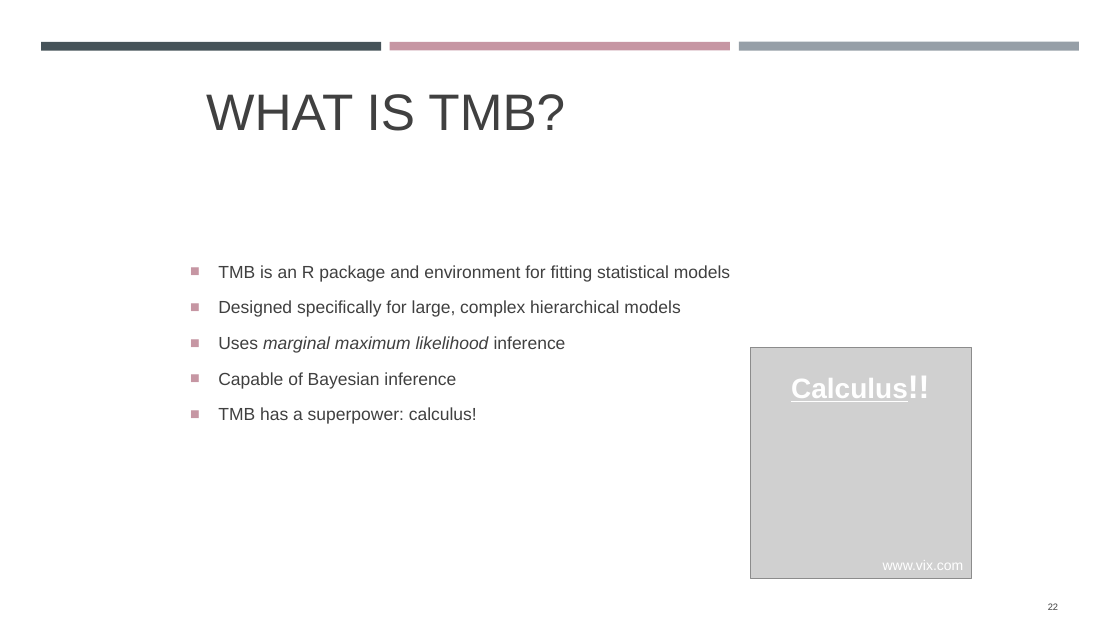
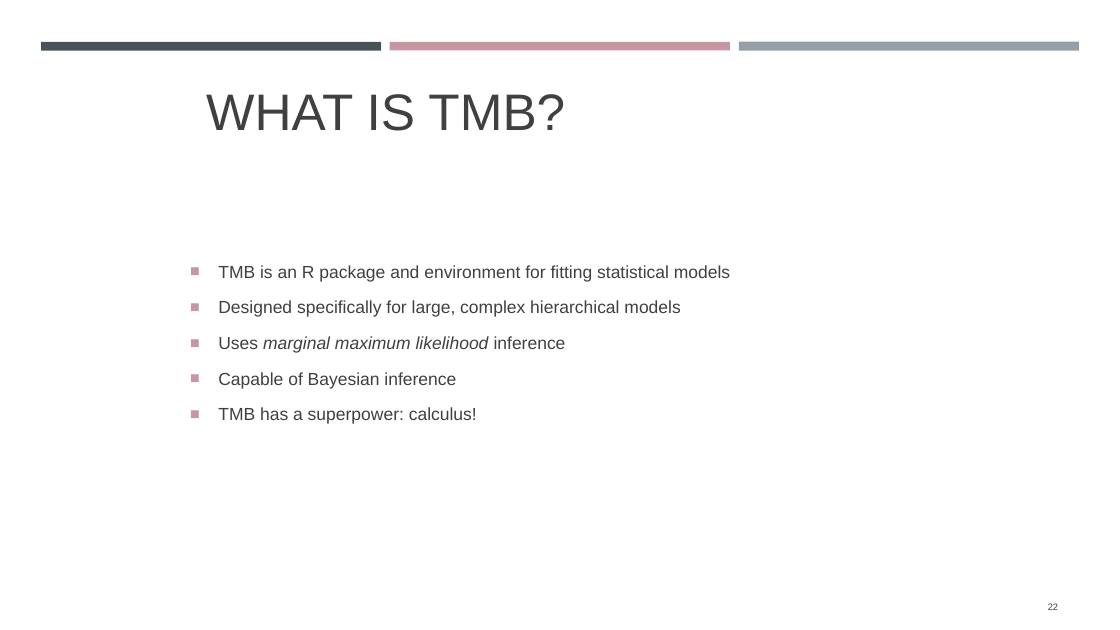
Before and after one commit to jin-gao/TMB_Study_Group_CFER_MUN, a slide deck: slide 22 of Week 1/Week 1.pptx. Drawn at 1120x630 pixels with LibreOffice and Linux fonts; fonts in the diff are those of the drawing; grey boxes stand for pictures. Boxes give left, top, right and bottom in pixels: in the first picture for what was removed or moved away, otherwise in the second. Text is boxed around its words. In the diff, an @@ line names an element or a change of style, - is before the commit and + after.

```diff
--- a/Week 1/Week 1.pptx
+++ b/Week 1/Week 1.pptx
@@ picture removed at box(751, 347, 972, 578) @@
@@ text removed at box(791, 378, 908, 402) @@
-Calculus!!
@@ text removed at box(883, 560, 964, 570) @@
-www.vix.com
```
Also in this commit, not shown: 3 other files.
